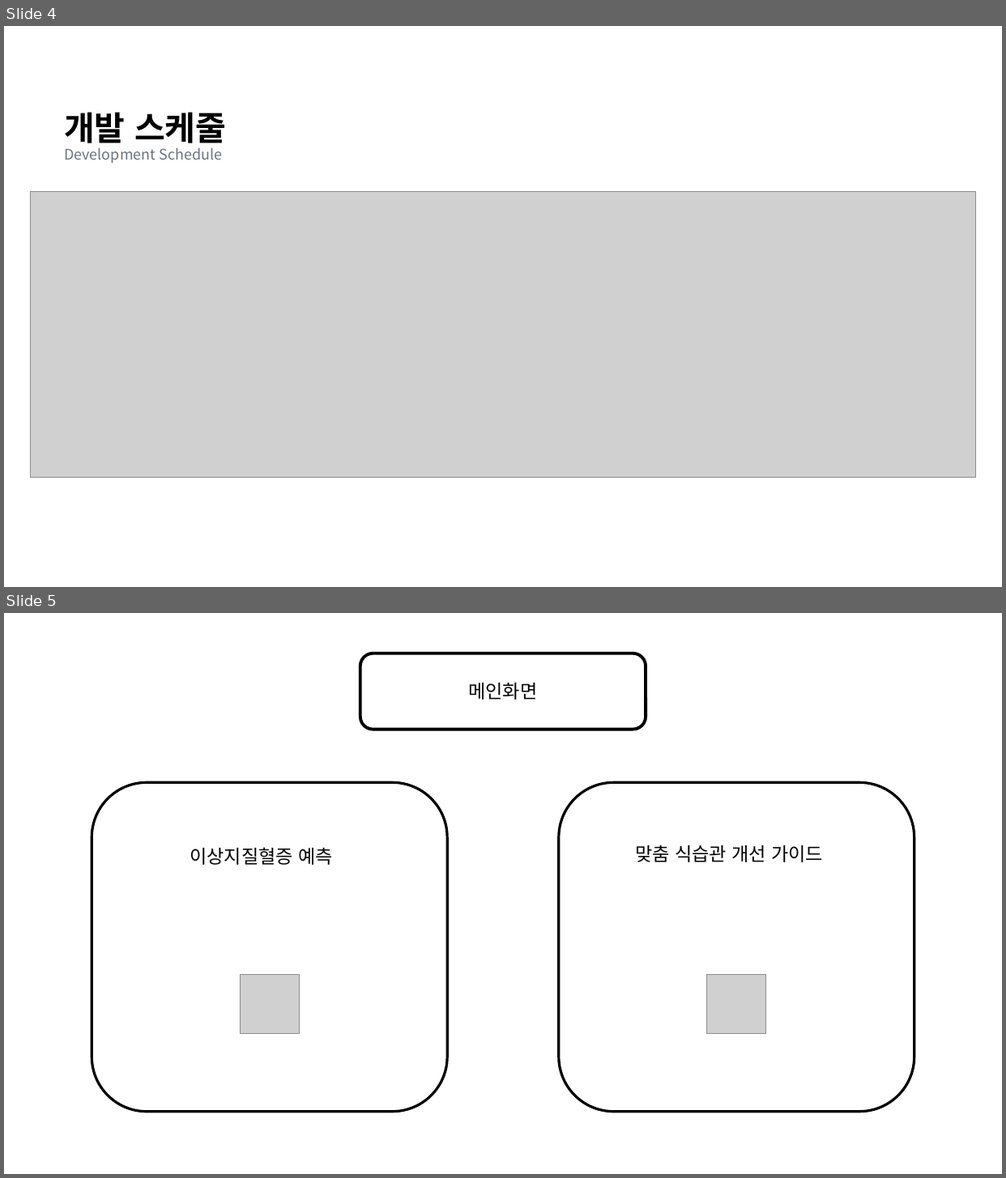
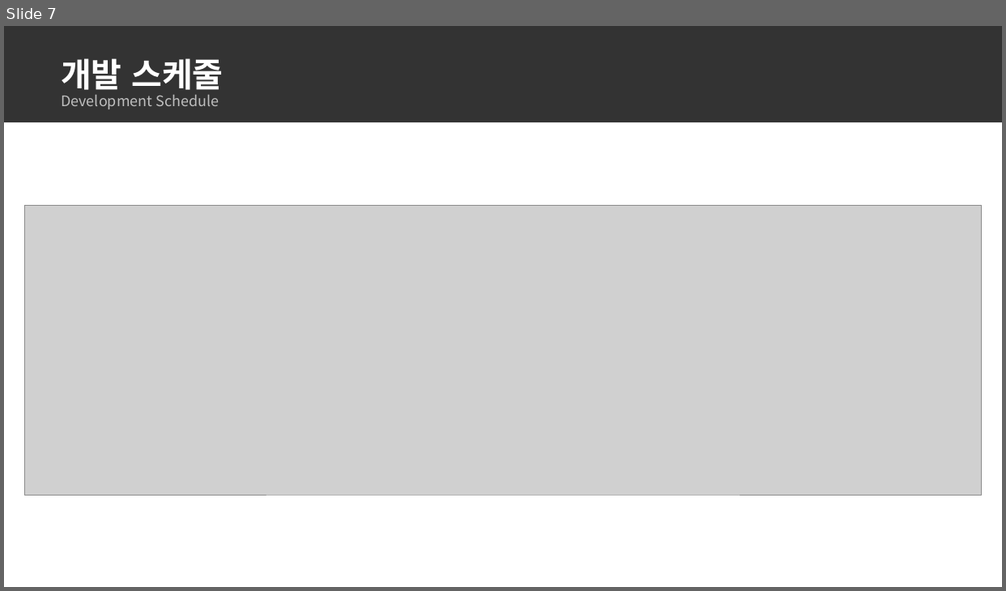
Before and after one commit to dc-inside/LeeSeungChan, a slide deck: 1차 프로젝트/기획서.pptx. Shown one above the other, each under a label of ours: slides 4 and 5 before the commit, slide 7 after it. The pictures are 1006x1178 and 1006x591 pixels, drawn with LibreOffice and Linux fonts; fonts in the diff are those of the drawing; grey boxes stand for pictures. Boxes give left, top, right and bottom in pixels: in the first picture for what was removed or moved away, otherwise in the second. Text is boxed around its words. In the diff, an @@ line names an element or a change of style, - is before the commit and + after.

```diff
--- a/1차 프로젝트/기획서.pptx
+++ b/1차 프로젝트/기획서.pptx
@@ slide 5 removed at (x1=4, y1=613, x2=1002, y2=1174), background #FFFFFF @@
@@ rounded rectangle removed at (x1=360, y1=653, x2=646, y2=730) @@
-메인화면
@@ rounded rectangle removed at (x1=91, y1=783, x2=447, y2=1112) @@
@@ rounded rectangle removed at (x1=559, y1=783, x2=914, y2=1112) @@
@@ text removed at (x1=189, y1=847, x2=333, y2=865) @@
-이상지질혈증 예측
@@ text removed at (x1=635, y1=845, x2=823, y2=862) @@
-맞춤 식습관 개선 가이드
@@ picture removed at (x1=240, y1=974, x2=299, y2=1033) @@
@@ picture removed at (x1=707, y1=974, x2=766, y2=1033) @@
@@ what was slide 4 is now slide 7 @@
@@ slide 7 changed as well @@
@@ rectangle added at (x1=4, y1=26, x2=1002, y2=122), fill #000000 at 80% opacity @@
@@ text "개발 스케줄 Development Schedule" moved from (x1=64, y1=112, x2=226, y2=163) to (x1=61, y1=58, x2=223, y2=109) @@
@@ text "개발 스케줄 Development Schedule" at (x1=61, y1=58, x2=223, y2=109): text colour #000000 to #FFFFFF in "개발 스케줄"; text colour #6B7280 to #BFBFBF in "Development Schedule" @@
@@ picture resized from (x1=30, y1=191, x2=976, y2=478) to (x1=24, y1=205, x2=981, y2=495) @@
```
Also in this commit, not shown: 2 other slides changed, 7 slides added, 3 other slides removed.
